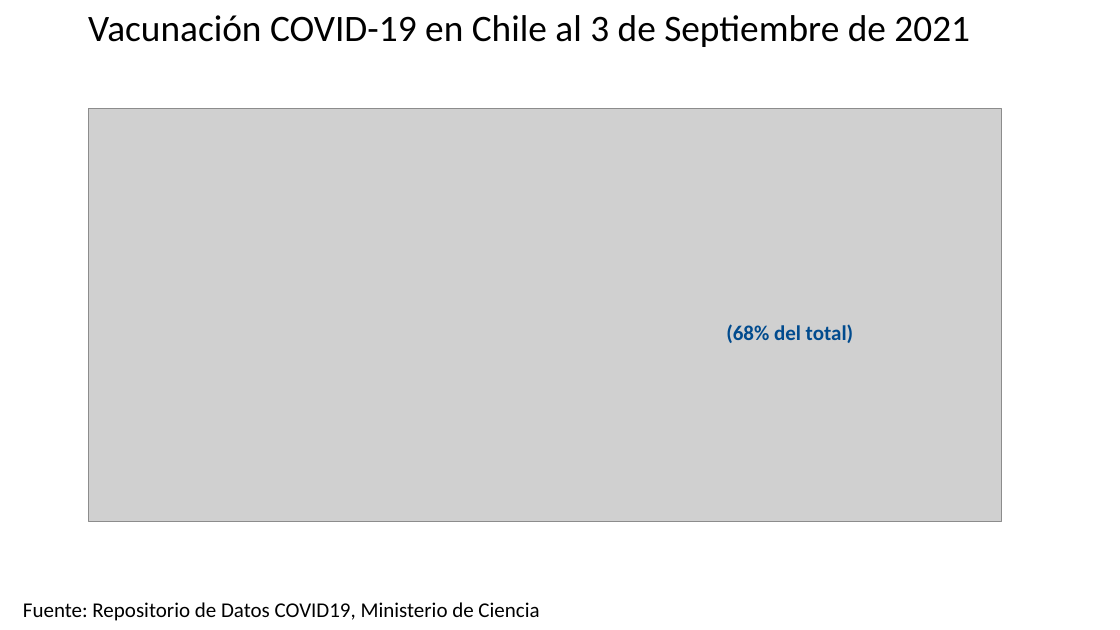
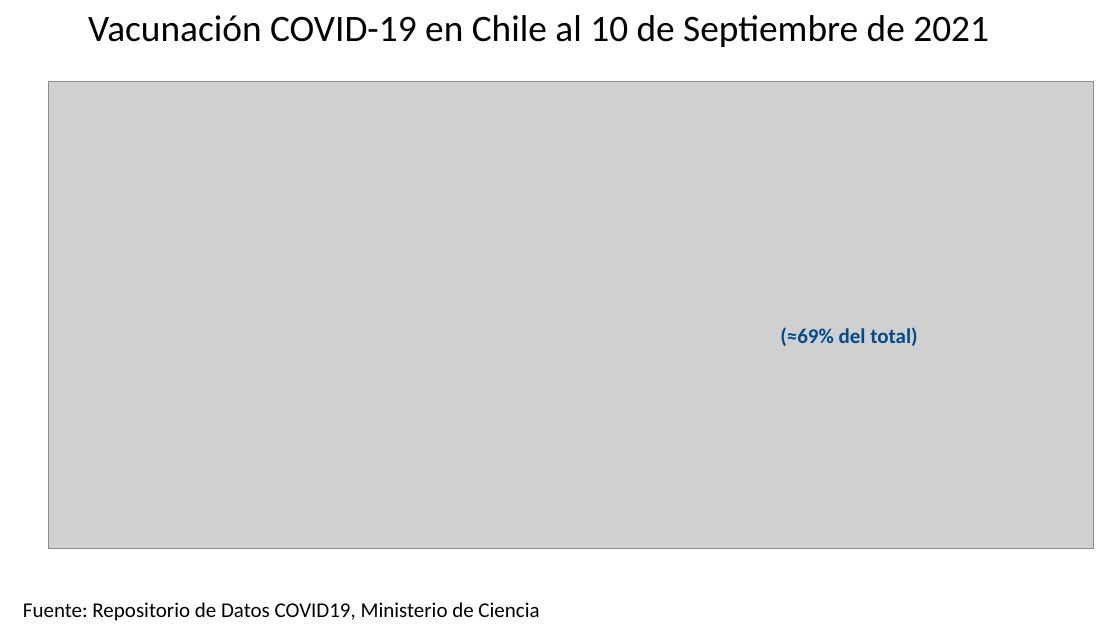
Before and after one commit to dataCovid19CL/capsulasSemanales, a slide deck: slide 21 of DATOS COVID Chile 2021 09 11.pptx. Drawn at 1120x630 pixels with LibreOffice and Linux fonts; fonts in the diff are those of the drawing; grey boxes stand for pictures. Boxes give left, top, right and bottom in pixels: in the first picture for what was removed or moved away, otherwise in the second. Text is boxed around its words. In the diff, an @@ line names an element or a change of style, - is before the commit and + after.

```diff
--- a/DATOS COVID Chile 2021 09 11.pptx
+++ b/DATOS COVID Chile 2021 09 11.pptx
@@ text at (88, 15, 989, 47): text changed @@
-Vacunación COVID-19 en Chile al 3 de Septiembre de 2021
+Vacunación COVID-19 en Chile al 10 de Septiembre de 2021
@@ picture: place and size @@
-picture at (89, 108, 1002, 522)
+picture at (49, 82, 1094, 548)
@@ text at (780, 327, 917, 346): text changed @@
-(68% del total)
+(≈69% del total)
```
Also in this commit, not shown: 14 other slides changed, 3 other files.
